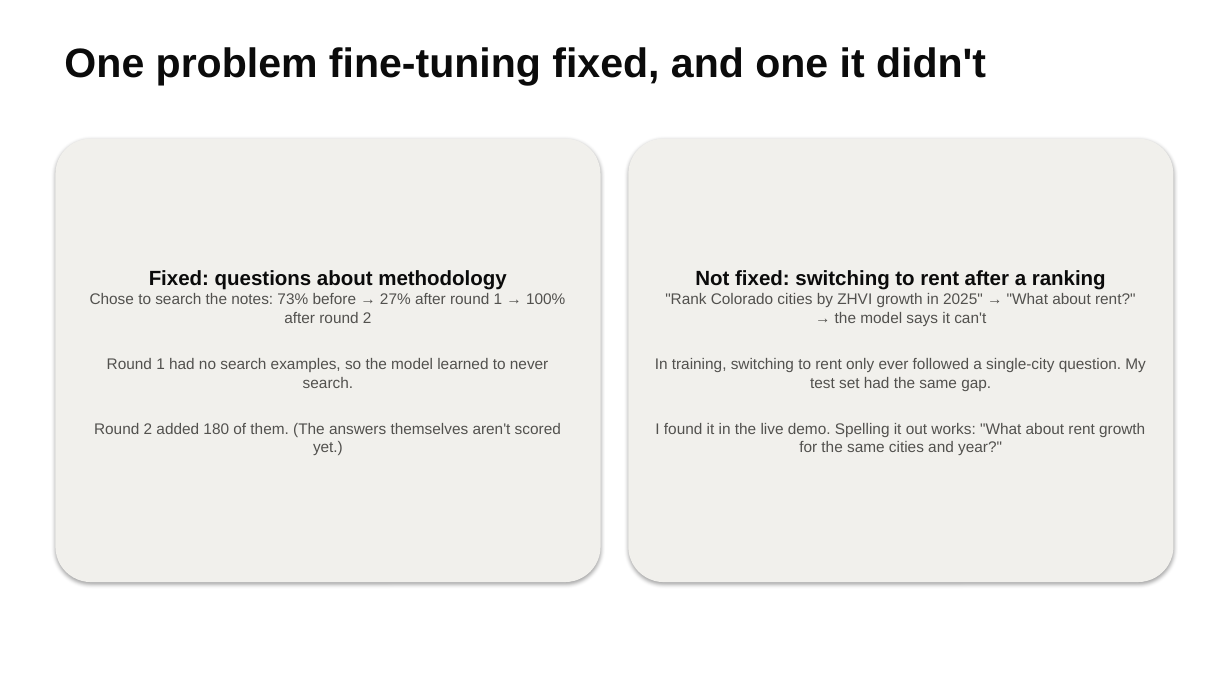
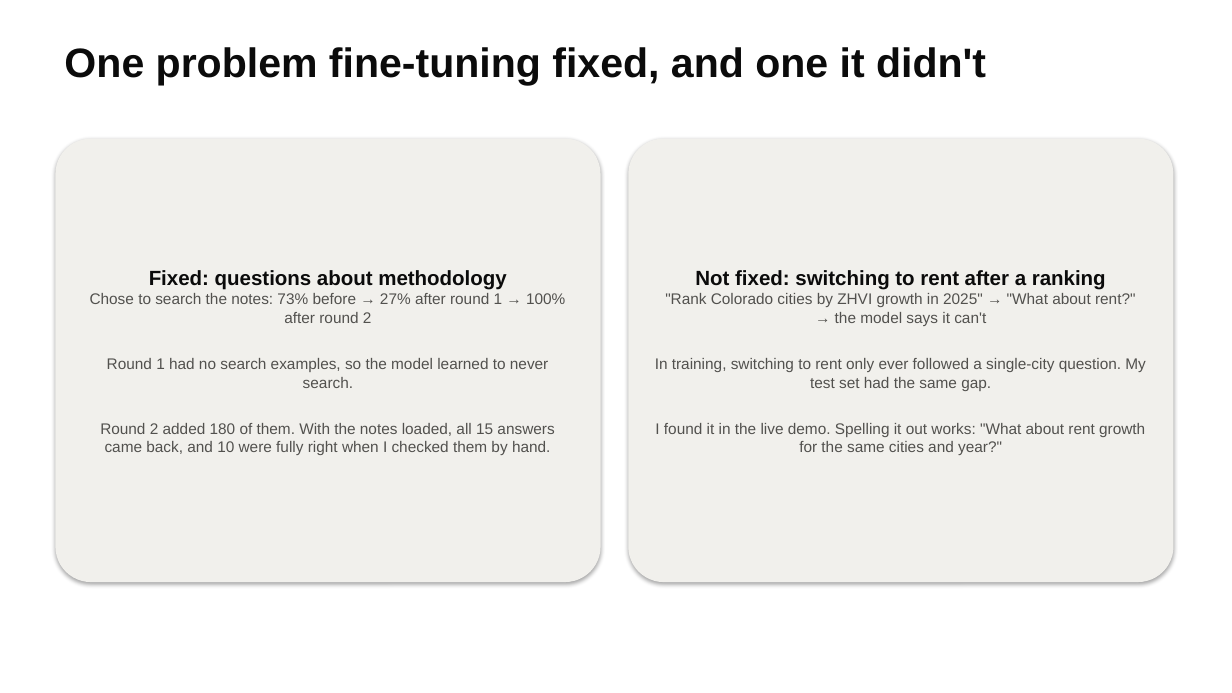
Before and after one commit to weimiao67/llm-class-final, a slide deck: slide 13 of docs/slides/housing-analyst.pptx. Drawn at 1232x693 pixels with LibreOffice and Linux fonts; fonts in the diff are those of the drawing. Boxes give left, top, right and bottom in pixels: in the first picture for what was removed or moved away, otherwise in the second. Text is boxed around its words. In the diff, an @@ line names an element or a change of style, - is before the commit and + after.

Commit message:
Methodology answers with the knowledge base: results and manual review (#16)

```diff
--- a/docs/slides/housing-analyst.pptx
+++ b/docs/slides/housing-analyst.pptx
@@ text in rounded rectangle at box(100, 423, 554, 455): text changed @@
-Round 2 added 180 of them. (The answers themselves aren't scored yet.)
+Round 2 added 180 of them. With the notes loaded, all 15 answers came back, and 10 were fully right when I checked them by hand.
```
Also in this commit, not shown: 2 other slides changed, 8 other files.
